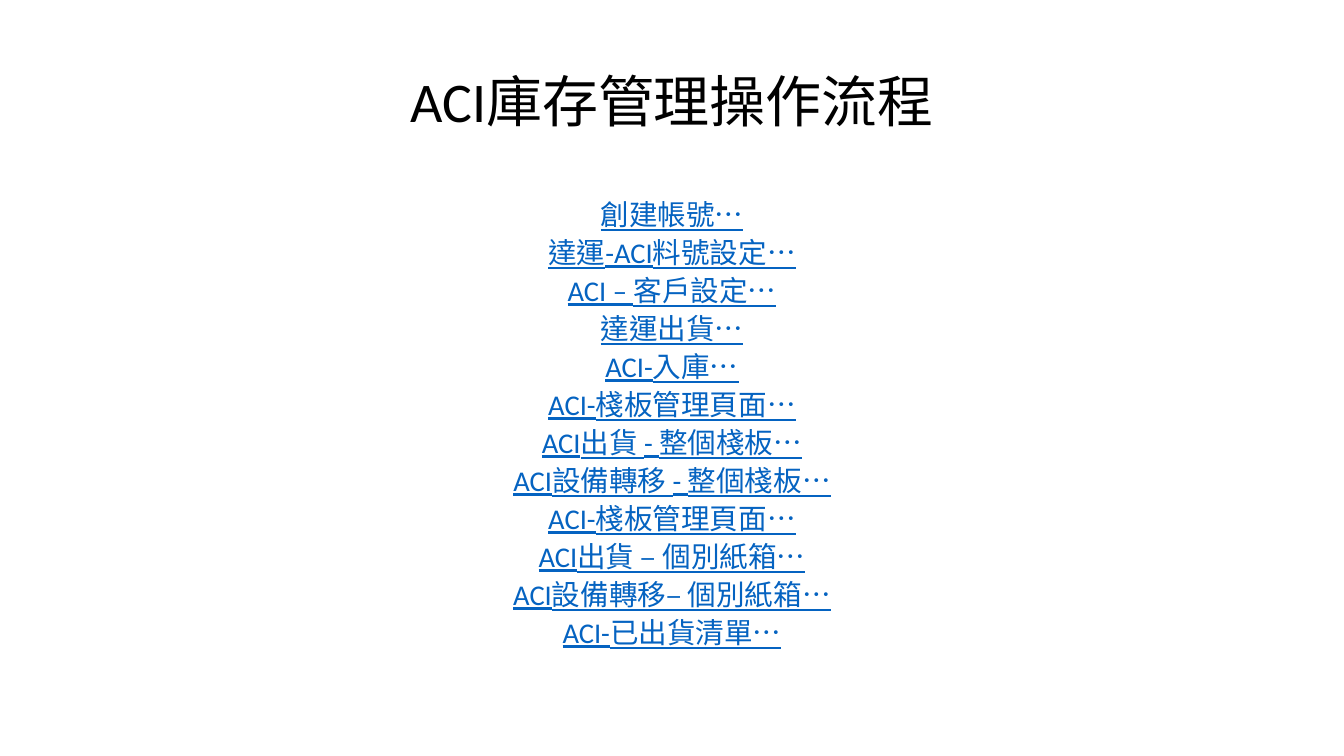
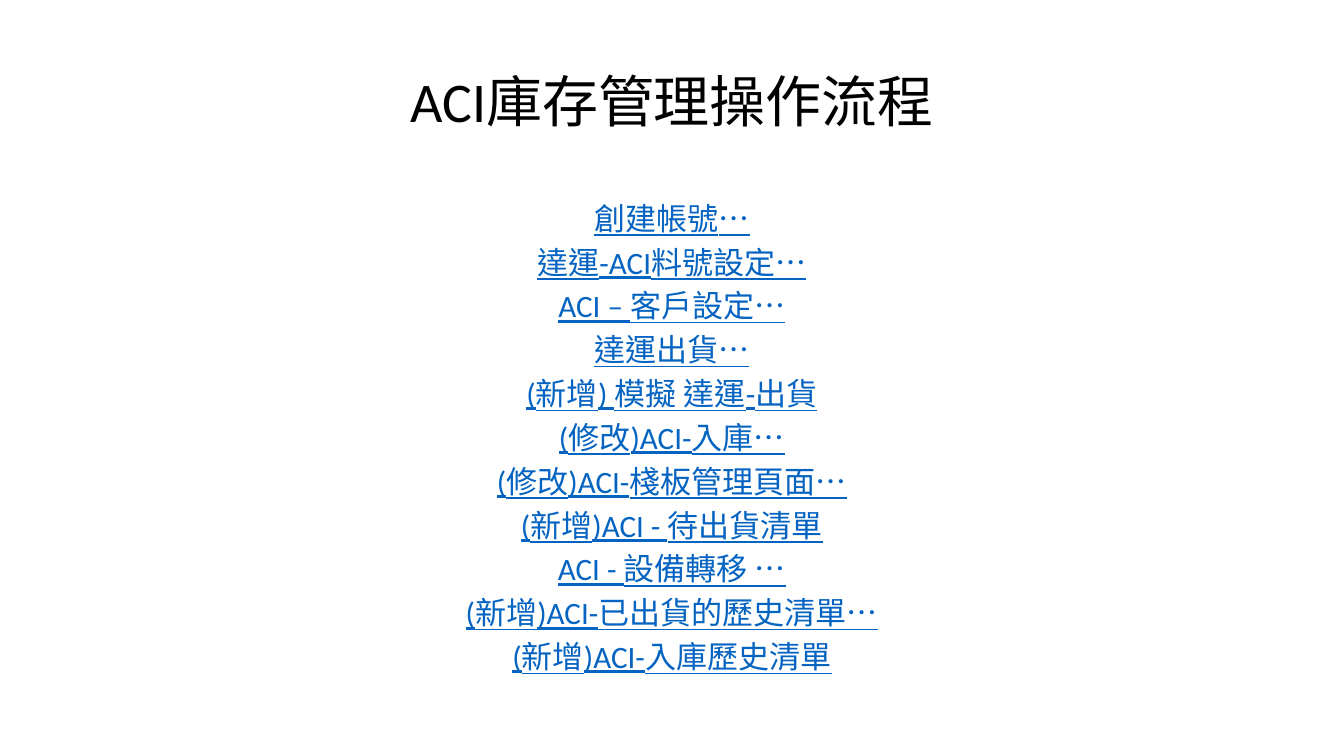
Before and after one commit to CrayHung/twoway-scanner, a slide deck: slide 1 of document/ACI庫存操作.pptx. Drawn at 1344x756 pixels with LibreOffice and Linux fonts; fonts in the diff are those of the drawing. Boxes give left, top, right and bottom in pixels: in the first picture for what was removed or moved away, otherwise in the second. Text is boxed around its words. In the diff, an @@ line names an element or a change of style, - is before the commit and + after.

```diff
--- a/document/ACI庫存操作.pptx
+++ b/document/ACI庫存操作.pptx
@@ text at bbox=[537, 204, 806, 367]: size 20.4 to 22.2 pt in "創建帳號…", "達運-ACI料號設定…", "ACI – 客戶設定…", "達運出貨…"; line spacing 0.7 to 0.8 @@
@@ text at bbox=[466, 379, 878, 674]: text changed; size 20.4 to 22.2 pt @@
-ACI-入庫…
-ACI-棧板管理頁面…
-ACI出貨 - 整個棧板…
-ACI設備轉移 - 整個棧板…
-ACI-棧板管理頁面…
-ACI出貨 – 個別紙箱…
-ACI設備轉移– 個別紙箱…
-ACI-已出貨清單…
+(新增) 模擬 達運-出貨
+(修改)ACI-入庫…
+(修改)ACI-棧板管理頁面…
+(新增)ACI - 待出貨清單
+ACI - 設備轉移 …
+(新增)ACI-已出貨的歷史清單…
+(新增)ACI-入庫歷史清單
```
Also in this commit, not shown: 12 other slides changed, 11 slides added, 8 slides removed, 22 other files.
